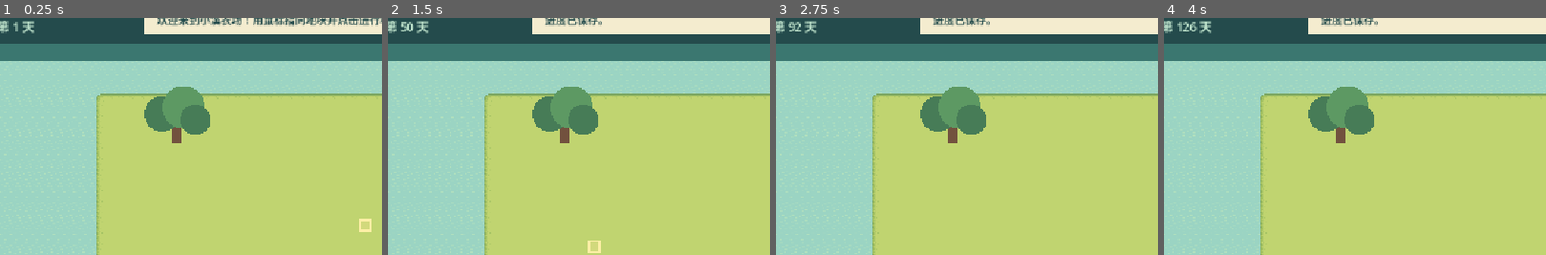
Above: before the commit, frames 1-4 (left to right).
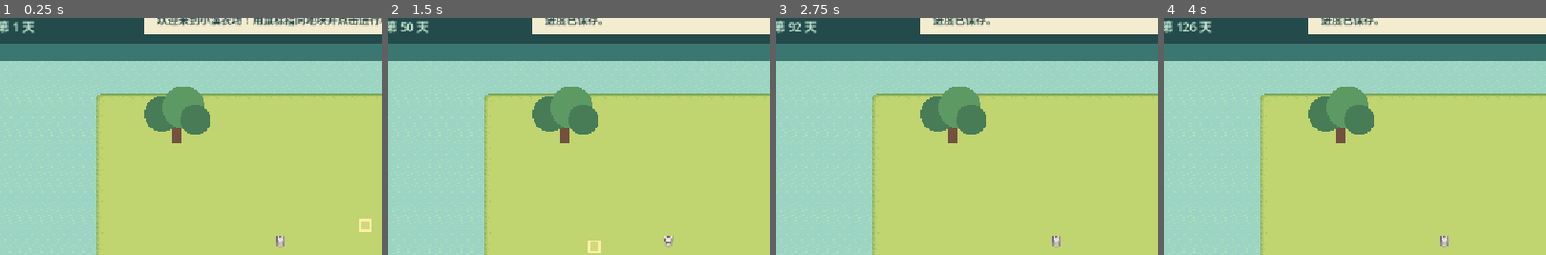
Above: after the commit, the same moments.

Repository: fanfanhappy/CropGame
Game: Godot game, scene res://scenes/world/main.tscn
Same seed, same stepped clock (60 frames per second), same inputs: the game is played once before the commit and once after it.
Inputs (mouse positions are % of the whole screen's width and height, from its top left):
- Up to frame 1 (0.25 s): no input
- Up to frame 2 (1.5 s): tap Enter at 0.5 s; move the mouse to (72, 45) at 0.52 s; hold D 0.53-1.28 s; hold T 0.53-1.28 s; click (72, 45) at 0.67 s; tap Space at 1.25 s; move the mouse to (30, 55) at 1.27 s; hold S from 1.28 s (still down); tap T at 1.35 s
- Up to frame 3 (2.75 s): tap Enter at 2 s; move the mouse to (60, 27) at 2.02 s; release S at 2.03 s; hold D from 2.03 s (still down); hold T from 2.03 s (still down)
- Up to frame 4 (4 s): move the mouse to (45, 70) at 2.77 s; release D at 2.78 s; release T at 2.78 s; hold W 2.78-3.53 s; tap T at 2.85 s; click (45, 70) at 2.92 s; tap Space at 3.5 s; move the mouse to (80, 65) at 3.52 s; hold A from 3.53 s (still down); hold T from 3.53 s (still down)
The pictures show only the part of the screen within x 3-53%, y 6-56%; the shares and areas given below are measured in that part.

The runs differ from the first frame. In frame 1, 0.1% of the frame differs, in the area x 72-75%, y 91-97%; in frame 2, 0.1%; in frame 3, 0.1%; in frame 4, 0.1%.

Commit message:
补充主角浇水四方向动画

Diff:
--- a/scenes/actors/player/player.tscn
+++ b/scenes/actors/player/player.tscn
@@ -1,50 +1,173 @@
-[gd_scene load_steps=3 format=3]
+[gd_scene format=3 uid="uid://bkkqi5r6t2i47"]
 
-[ext_resource type="Script" path="res://scenes/actors/player/player.gd" id="1_player"]
+[ext_resource type="Script" uid="uid://vwk3rgr1s60f" path="res://scenes/actors/player/player.gd" id="1_player"]
+[ext_resource type="Texture2D" uid="uid://cao707pgoq3ag" path="res://assets/Sprout Lands - Sprites - premium pack/Characters/Premium Charakter Spritesheet.png" id="2_l17oj"]
+
+[sub_resource type="AtlasTexture" id="AtlasTexture_oj104"]
+atlas = ExtResource("2_l17oj")
+region = Rect2(0, 0, 48, 48)
+
+[sub_resource type="AtlasTexture" id="AtlasTexture_mpktj"]
+atlas = ExtResource("2_l17oj")
+region = Rect2(48, 0, 48, 48)
+
+[sub_resource type="AtlasTexture" id="AtlasTexture_yg5k4"]
+atlas = ExtResource("2_l17oj")
+region = Rect2(96, 0, 48, 48)
+
+[sub_resource type="AtlasTexture" id="AtlasTexture_qdyt2"]
+atlas = ExtResource("2_l17oj")
+region = Rect2(144, 0, 48, 48)
+
+[sub_resource type="AtlasTexture" id="AtlasTexture_g2g7f"]
+atlas = ExtResource("2_l17oj")
+region = Rect2(192, 0, 48, 48)
+
+[sub_resource type="AtlasTexture" id="AtlasTexture_fp13k"]
+atlas = ExtResource("2_l17oj")
+region = Rect2(240, 0, 48, 48)
+
+[sub_resource type="AtlasTexture" id="AtlasTexture_5bhx7"]
+atlas = ExtResource("2_l17oj")
+region = Rect2(288, 0, 48, 48)
+
+[sub_resource type="AtlasTexture" id="AtlasTexture_i174x"]
+atlas = ExtResource("2_l17oj")
+region = Rect2(336, 0, 48, 48)
 
 [sub_resource type="SpriteFrames" id="SpriteFrames_player"]
 animations = [{
-"frames": [], "loop": true, "name": &"idle_down", "speed": 6.0
+"frames": [],
+"loop": 0,
+	"name": &"water_down",
+	"speed": 8.0
+	}, {
+	"frames": [],
+	"loop": 0,
+	"name": &"water_up",
+	"speed": 8.0
+	}, {
+	"frames": [],
+	"loop": 0,
+	"name": &"water_left",
+	"speed": 8.0
+	}, {
+	"frames": [],
+	"loop": 0,
+	"name": &"water_right",
+	"speed": 8.0
+	}, {
+	"frames": [],
+	"loop": 0,
+	"name": &"chop_down",
+"speed": 8.0
 }, {
-"frames": [], "loop": true, "name": &"idle_up", "speed": 6.0
+"frames": [],
+"loop": 0,
+"name": &"chop_left",
+"speed": 8.0
 }, {
-"frames": [], "loop": true, "name": &"idle_left", "speed": 6.0
+"frames": [],
+"loop": 0,
+"name": &"chop_right",
+"speed": 8.0
 }, {
-"frames": [], "loop": true, "name": &"idle_right", "speed": 6.0
+"frames": [],
+"loop": 0,
+"name": &"chop_up",
+"speed": 8.0
 }, {
-"frames": [], "loop": true, "name": &"walk_down", "speed": 8.0
+"frames": [],
+"loop": 0,
+"name": &"hoe_down",
+"speed": 8.0
 }, {
-"frames": [], "loop": true, "name": &"walk_up", "speed": 8.0
+"frames": [],
+"loop": 0,
+"name": &"hoe_left",
+"speed": 8.0
 }, {
-"frames": [], "loop": true, "name": &"walk_left", "speed": 8.0
+"frames": [],
+"loop": 0,
+"name": &"hoe_right",
+"speed": 8.0
 }, {
-"frames": [], "loop": true, "name": &"walk_right", "speed": 8.0
+"frames": [],
+"loop": 0,
+"name": &"hoe_up",
+"speed": 8.0
 }, {
-"frames": [], "loop": false, "name": &"hoe_down", "speed": 8.0
+"frames": [],
+"loop": 1,
+"name": &"idle_down",
+"speed": 6.0
 }, {
-"frames": [], "loop": false, "name": &"hoe_up", "speed": 8.0
+"frames": [],
+"loop": 1,
+"name": &"idle_left",
+"speed": 6.0
 }, {
-"frames": [], "loop": false, "name": &"hoe_left", "speed": 8.0
+"frames": [],
+"loop": 1,
+"name": &"idle_right",
+"speed": 6.0
 }, {
-"frames": [], "loop": false, "name": &"hoe_right", "speed": 8.0
+"frames": [{
+"duration": 1.0,
+"texture": SubResource("AtlasTexture_oj104")
 }, {
-"frames": [], "loop": false, "name": &"chop_down", "speed": 8.0
+"duration": 1.0,
+"texture": SubResource("AtlasTexture_mpktj")
 }, {
-"frames": [], "loop": false, "name": &"chop_up", "speed": 8.0
+"duration": 1.0,
+"texture": SubResource("AtlasTexture_yg5k4")
 }, {
-"frames": [], "loop": false, "name": &"chop_left", "speed": 8.0
+"duration": 1.0,
+"texture": SubResource("AtlasTexture_qdyt2")
 }, {
-"frames": [], "loop": false, "name": &"chop_right", "speed": 8.0
+"duration": 1.0,
+"texture": SubResource("AtlasTexture_g2g7f")
+}, {
+"duration": 1.0,
+"texture": SubResource("AtlasTexture_fp13k")
+}, {
+"duration": 1.0,
+"texture": SubResource("AtlasTexture_5bhx7")
+}, {
+"duration": 1.0,
+"texture": SubResource("AtlasTexture_i174x")
+}],
+"loop": 1,
+"name": &"idle_up",
+"speed": 6.0
+}, {
+"frames": [],
+"loop": 1,
+"name": &"walk_down",
+"speed": 8.0
+}, {
+"frames": [],
+"loop": 1,
+"name": &"walk_left",
+"speed": 8.0
+}, {
+"frames": [],
+"loop": 1,
+"name": &"walk_right",
+"speed": 8.0
+}, {
+"frames": [],
+"loop": 1,
+"name": &"walk_up",
+"speed": 8.0
 }]
 
+[node name="Player" type="Node2D" unique_id=675655567]
+unique_name_in_owner = true
+script = ExtResource("1_player")
 
-[node name="Player" type="Node2D"]
-script = ExtResource("1_player")
+[node name="ActionSprite" type="AnimatedSprite2D" parent="." unique_id=1725888457]
 unique_name_in_owner = true
-groups = ["saveable_entities"]
-
-[node name="ActionSprite" type="AnimatedSprite2D" parent="."]
-unique_name_in_owner = true
+position = Vector2(0, -24)
 sprite_frames = SubResource("SpriteFrames_player")
 animation = &"idle_up"
-position = Vector2(0, -24)
